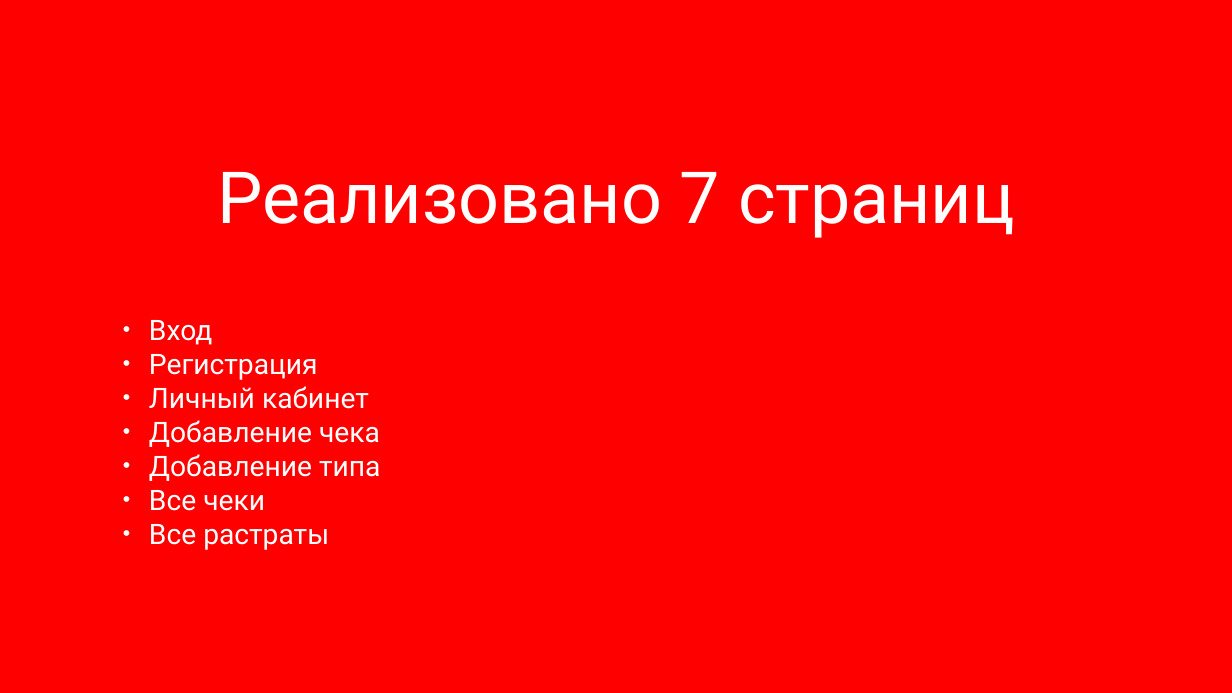
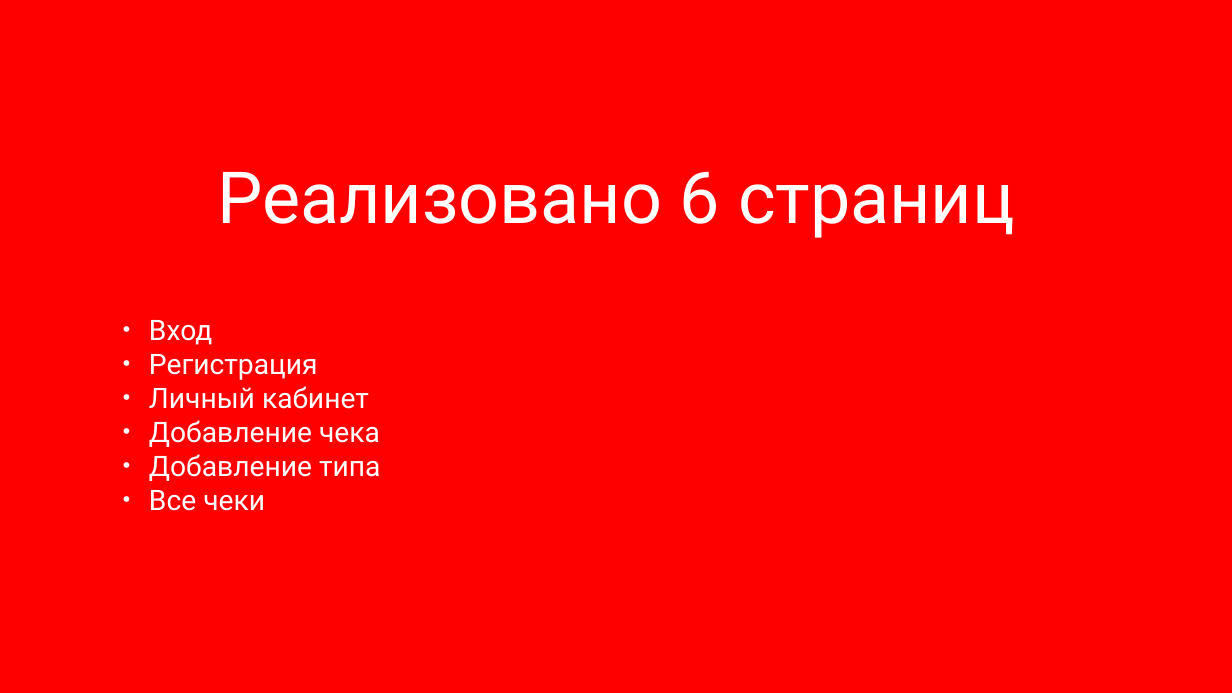
Before and after one commit to IlyaPodkolzin/WebProject, a slide deck: slide 3 of presintation.pptx. Drawn at 1232x693 pixels with LibreOffice and Linux fonts; fonts in the diff are those of the drawing; background and template pictures are left out. Boxes give left, top, right and bottom in pixels: in the first picture for what was removed or moved away, otherwise in the second. Text is boxed around its words. In the diff, an @@ line names an element or a change of style, - is before the commit and + after.

Commit message:
correct presintation.pptx

```diff
--- a/presintation.pptx
+++ b/presintation.pptx
@@ title at (217,172,1015,238): text changed @@
-Реализовано 7 страниц
+Реализовано 6 страниц
@@ subtitle at (149,524,329,550): paragraph removed @@
-• Все растраты
```
